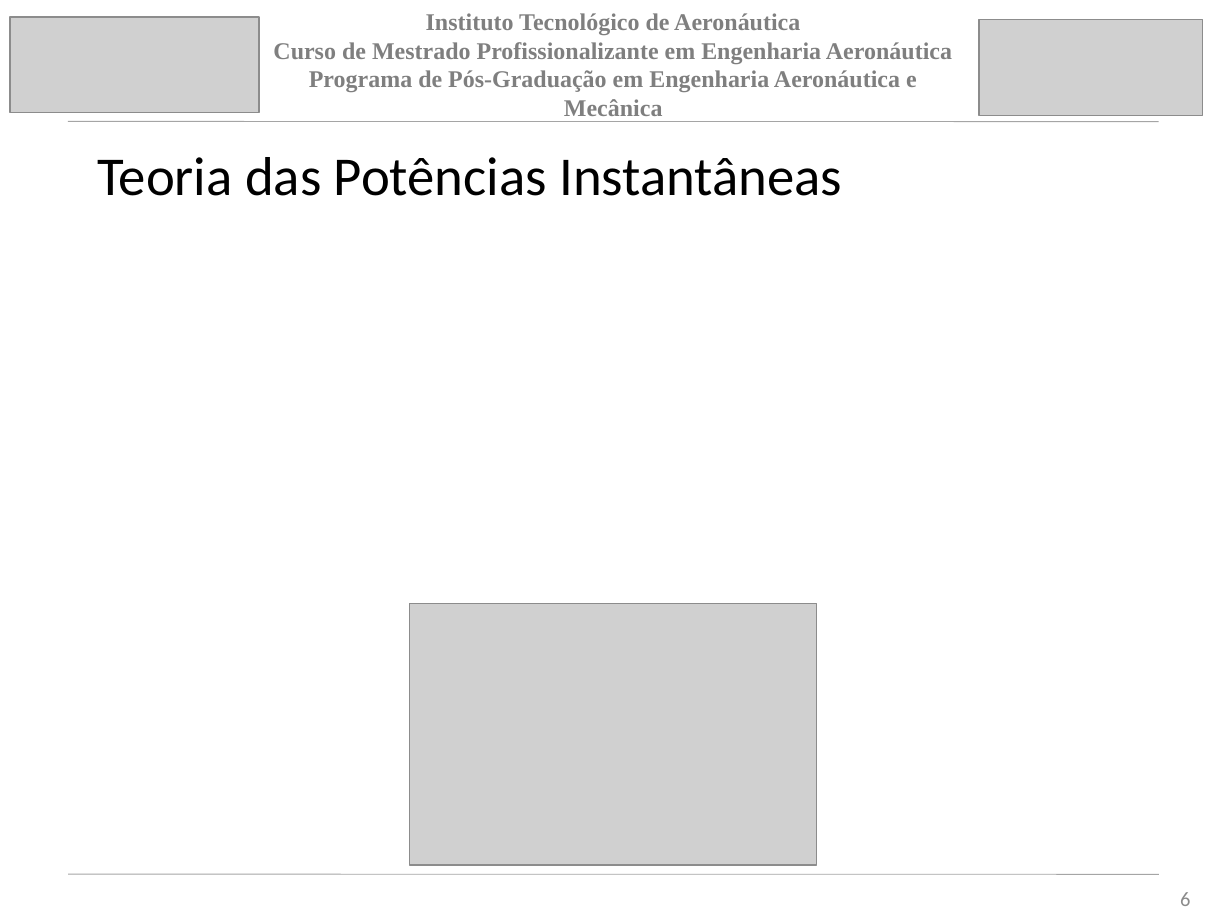
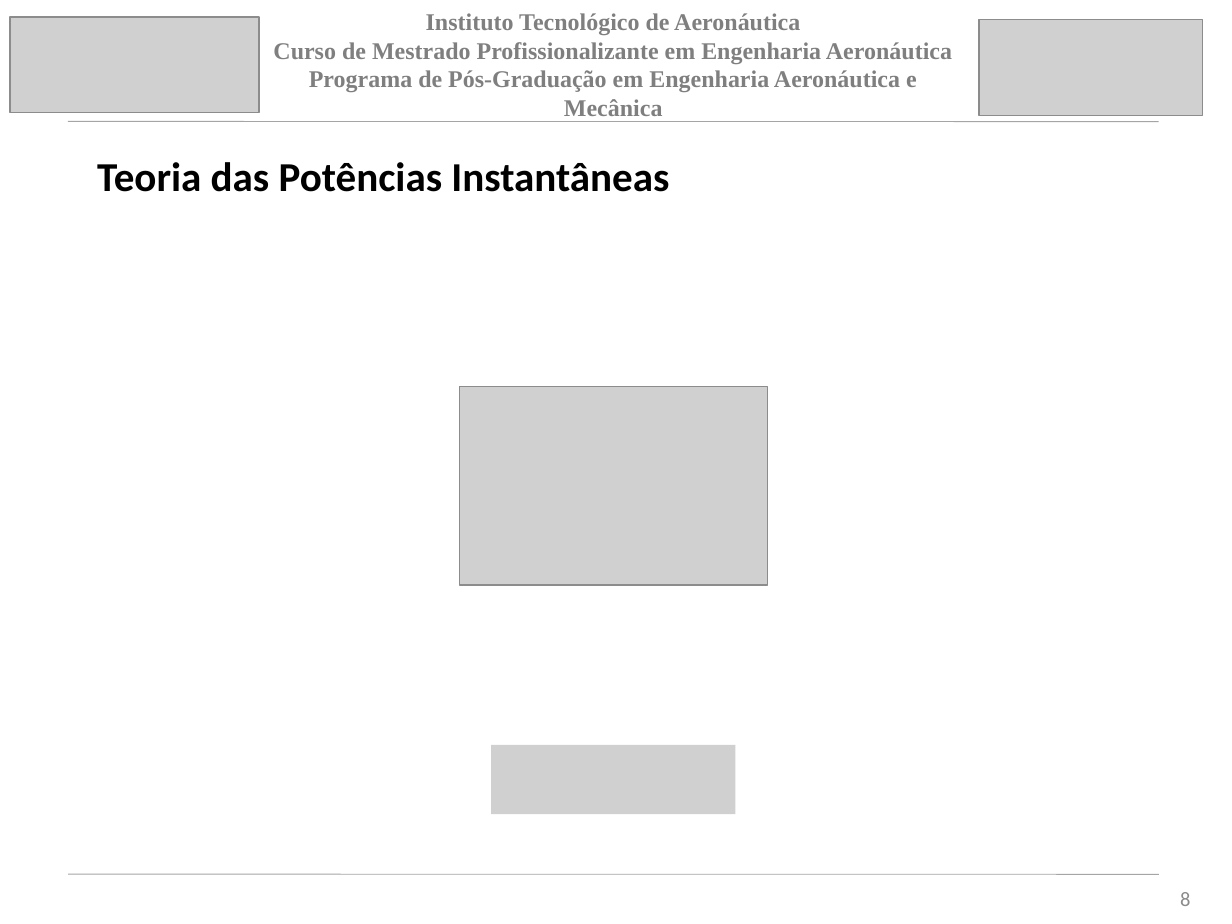
Before and after one commit to jpsoliv/MestradoJPSO, a slide deck: slide 8 of Apresentação/Apresentação_baixo_nivel.pptx (slide 6 before the commit). Drawn at 1232x924 pixels with LibreOffice and Linux fonts; fonts in the diff are those of the drawing; grey boxes stand for pictures. Boxes give left, top, right and bottom in pixels: in the first picture for what was removed or moved away, otherwise in the second. Text is boxed around its words. In the diff, an @@ line names an element or a change of style, - is before the commit and + after.

```diff
--- a/Apresentação/Apresentação_baixo_nivel.pptx
+++ b/Apresentação/Apresentação_baixo_nivel.pptx
@@ title "Teoria das Potências Instantâneas" at (x1=97, y1=162, x2=669, y2=192): size 32 to 24 pt, bold on @@
@@ picture resized from (x1=410, y1=604, x2=817, y2=866) to (x1=460, y1=387, x2=768, y2=585) @@
@@ picture added at (x1=492, y1=745, x2=736, y2=814) @@
@@ page number at (x1=1180, y1=892, x2=1190, y2=906): text changed @@
-6
+8
```
Also in this commit, not shown: 5 other slides changed, 3 slides added.
